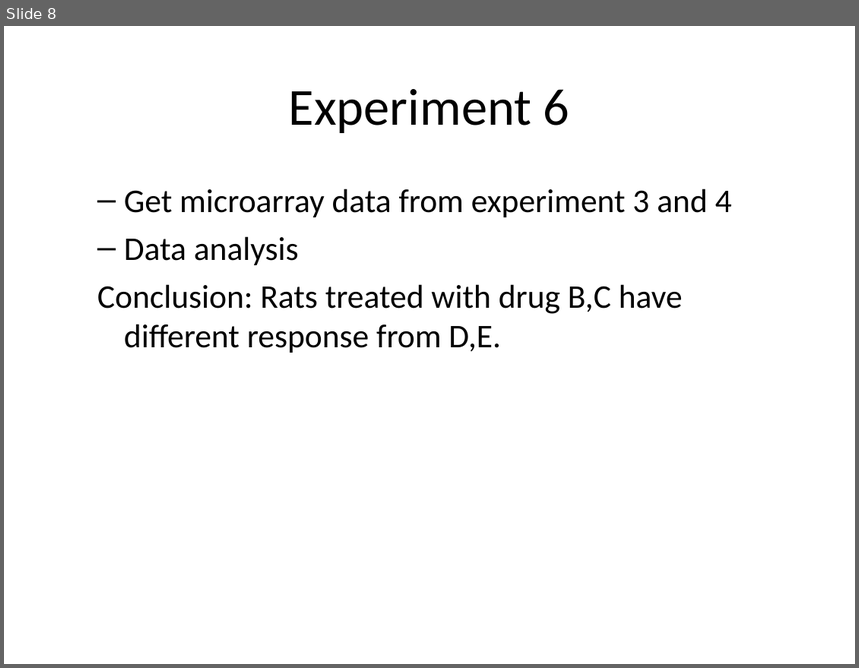
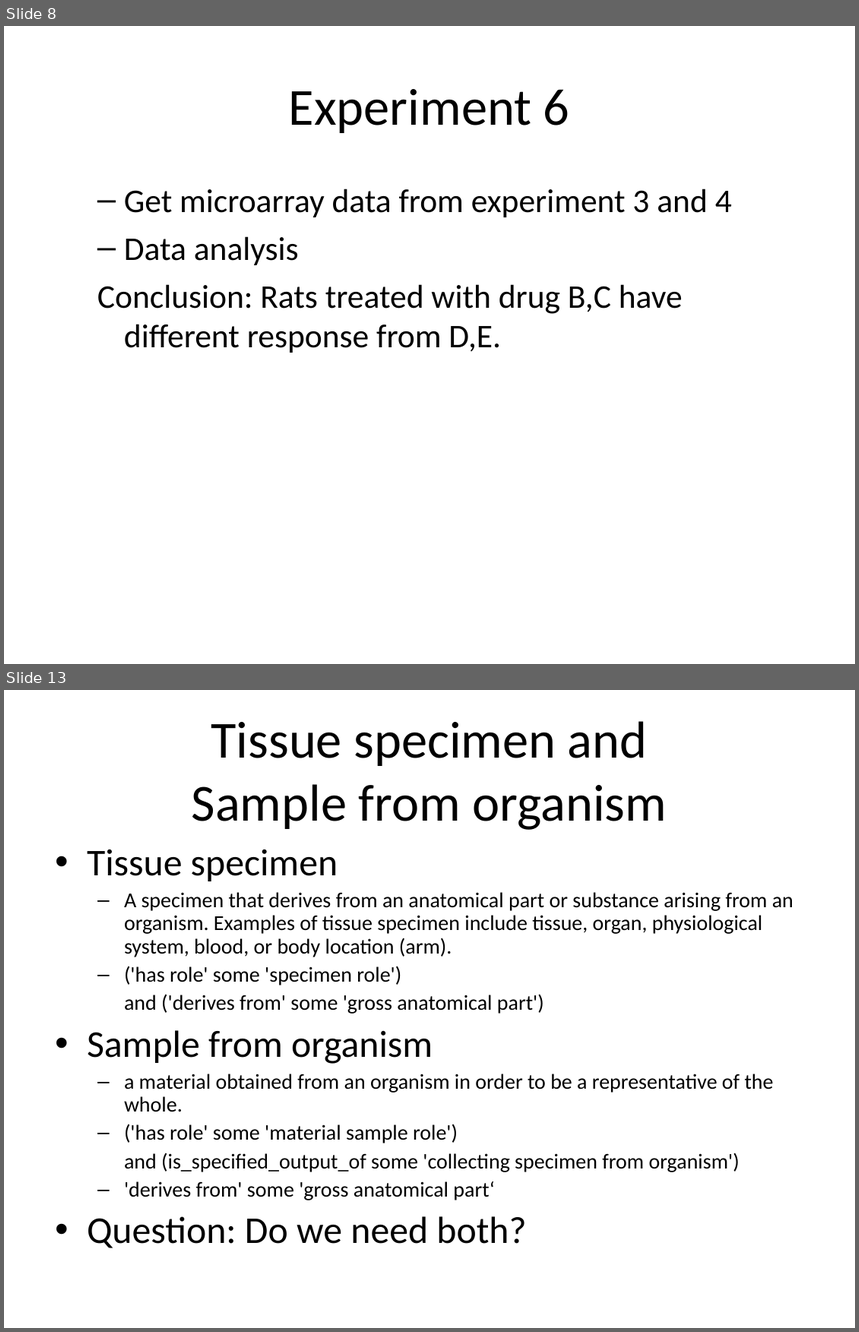
Before and after one commit to obi-ontology/obi-legacy-svn, a slide deck: trunk/docs/presentations/OBI workshop May 2012 Ann Arbor/Specimen/specimen.ppt. Shown one above the other, each under a label of ours: slide 8 before the commit, slides 8 and 13 after it; the slides between them are not shown. The pictures are 859x668 and 859x1332 pixels, drawn with LibreOffice and Linux fonts; fonts in the diff are those of the drawing. Boxes give left, top, right and bottom in pixels: in the first picture for what was removed or moved away, otherwise in the second. Text is boxed around its words. In the diff, an @@ line names an element or a change of style, - is before the commit and + after.

```diff
--- a/trunk/docs/presentations/OBI workshop May 2012 Ann Arbor/Specimen/specimen.ppt
+++ b/trunk/docs/presentations/OBI workshop May 2012 Ann Arbor/Specimen/specimen.ppt
@@ slide 13 added at <box>4,690,855,1328</box>, background #FFFFFF @@
@@ title added at <box>192,721,667,830</box>, 44 pt, text #000000 @@
+Tissue specimen and
+Sample from organism
@@ text added at <box>87,849,794,1249</box>, 18 pt, text #000000 @@
+• Tissue specimen
+  – A specimen that derives from an anatomical part or substance arising from an organism. Examples of tissue specimen include tissue, organ, physiological system, blood, or body location (arm).
+  – ('has role' some 'specimen role')
+  and ('derives from' some 'gross anatomical part')
+• Sample from organism
+  – a material obtained from an organism in order to be a representative of the whole.
+  – ('has role' some 'material sample role')
+  and (is_specified_output_of some 'collecting specimen from organism')
+  – 'derives from' some 'gross anatomical part‘
+• Question: Do we need both?
```
Also in this commit, not shown: 2 slides changed, 4 other slides added, 1 slide removed, 2 other files.
